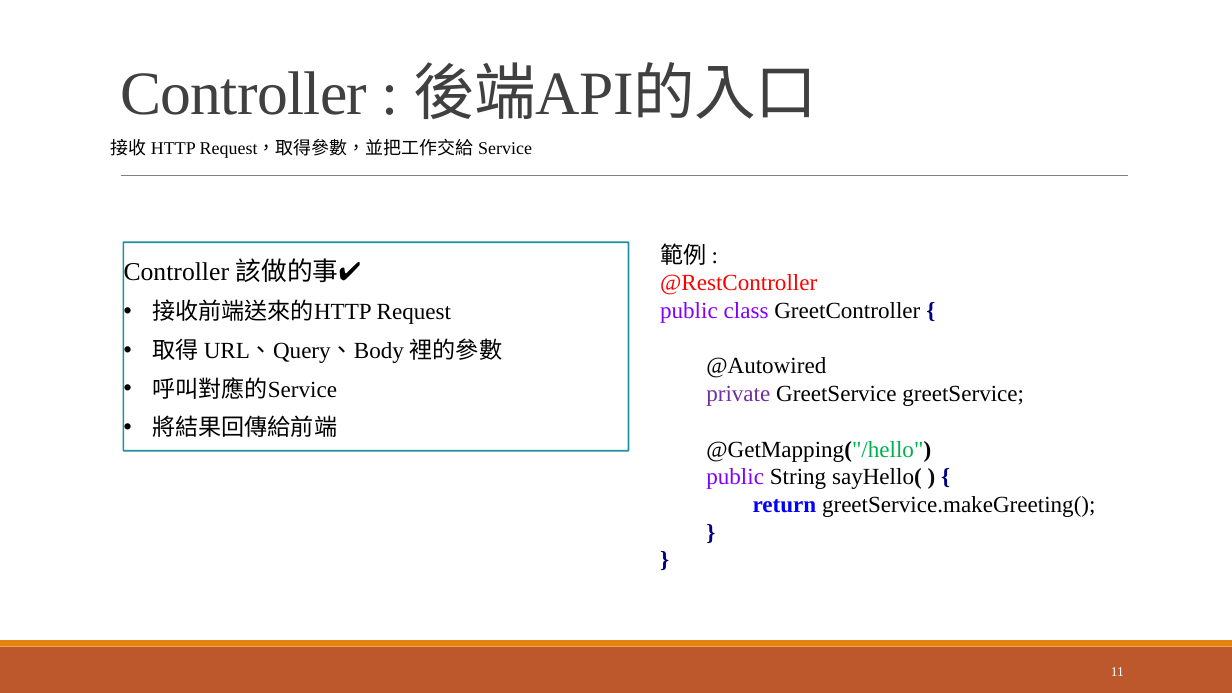
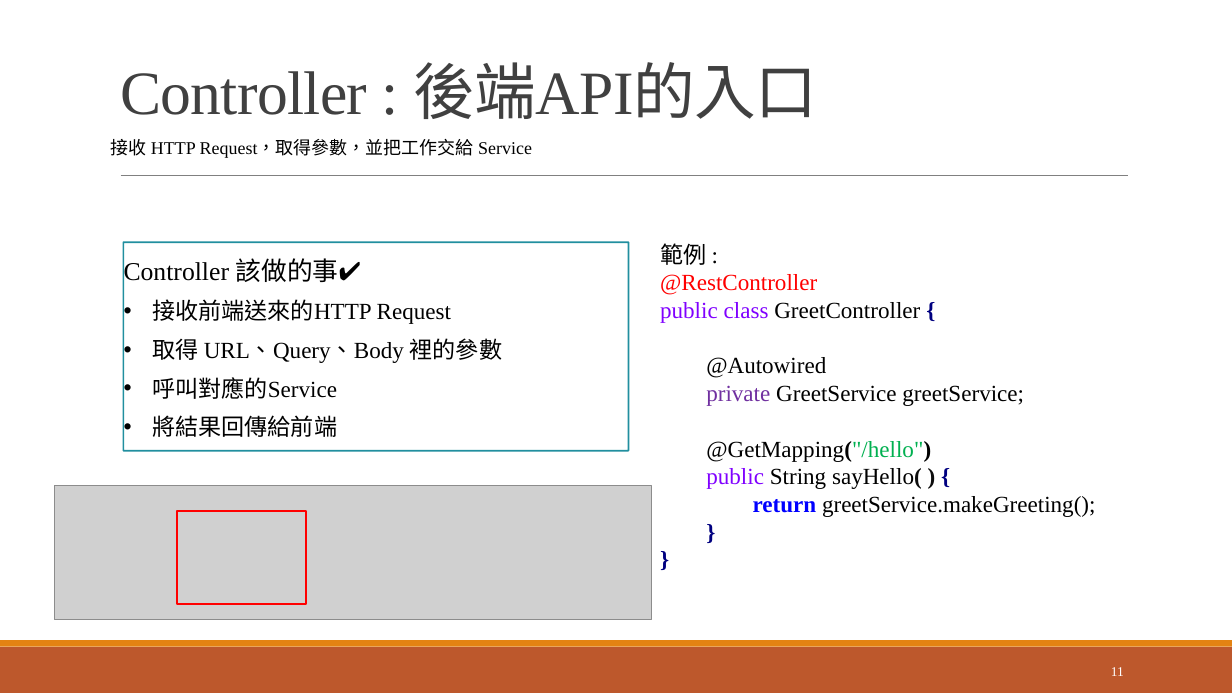
Before and after one commit to GrantChen-XD/CaUpload, a slide deck: slide 11 of JAVA教學.pptx. Drawn at 1232x693 pixels with LibreOffice and Linux fonts; fonts in the diff are those of the drawing; grey boxes stand for pictures. Boxes give left, top, right and bottom in pixels: in the first picture for what was removed or moved away, otherwise in the second. Text is boxed around its words. In the diff, an @@ line names an element or a change of style, - is before the commit and + after.

```diff
--- a/JAVA教學.pptx
+++ b/JAVA教學.pptx
@@ picture added at bbox=[55, 486, 652, 620] @@
@@ rectangle added at bbox=[177, 511, 306, 604], outline #FF0000 1.5 pt @@
```
Also in this commit, not shown: 3 other slides changed, 3 slides removed.
